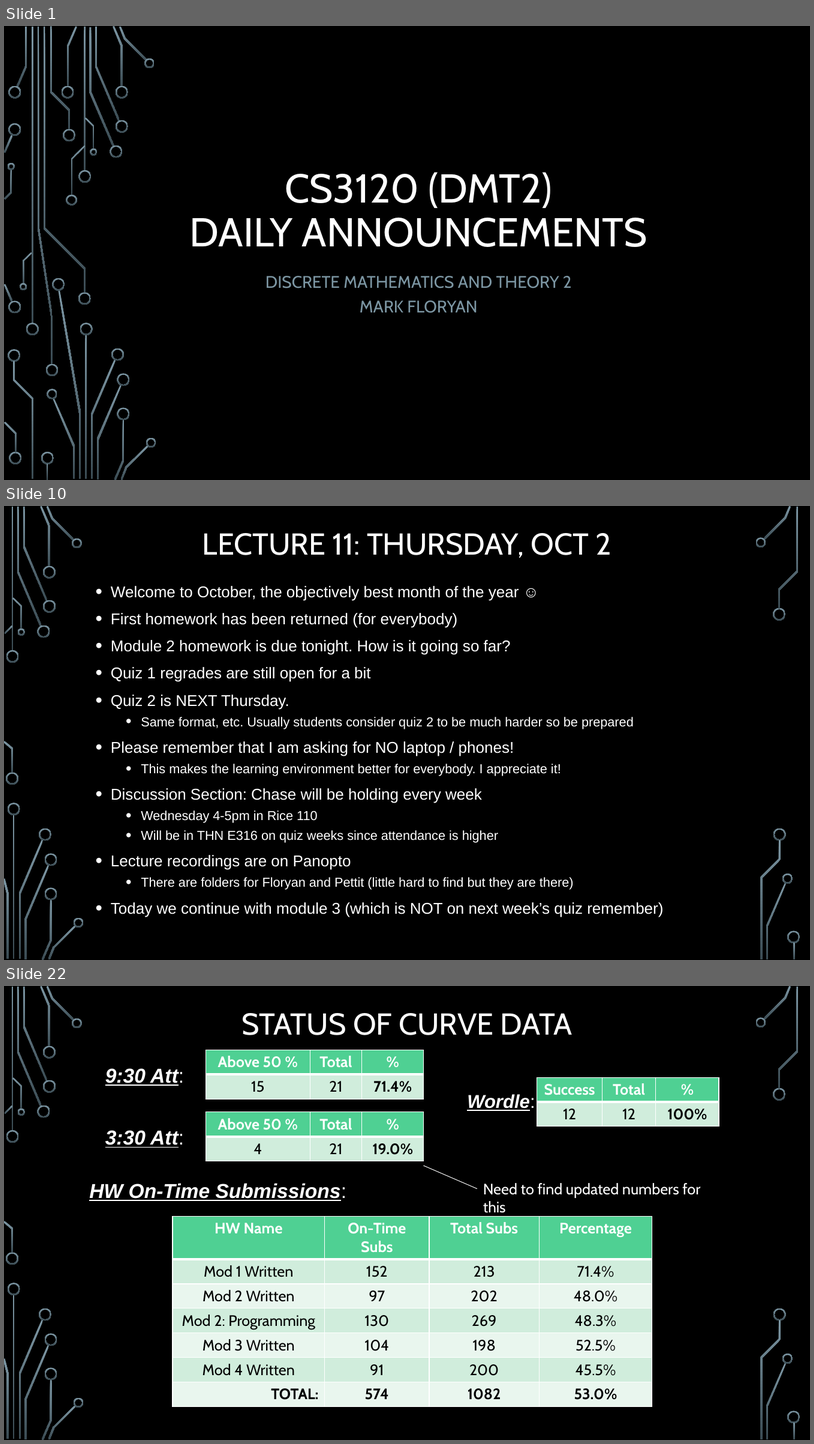
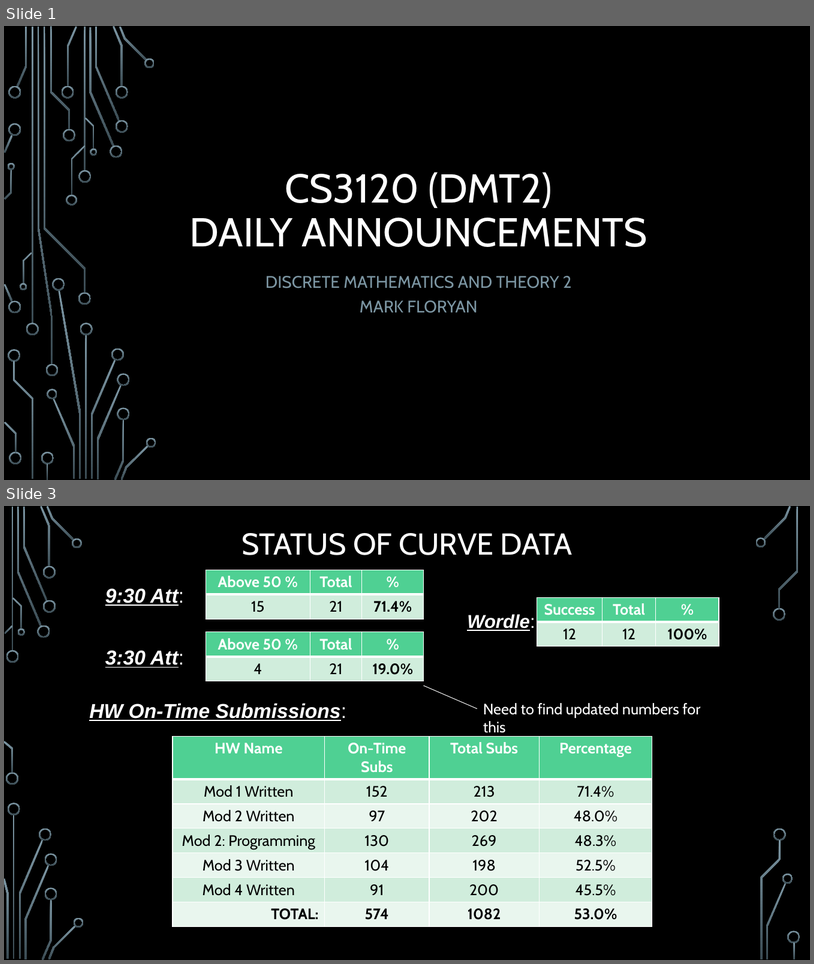
Before and after one commit to markfloryan/dmt2, a slide deck: slides/00-DailyAnnouncements.pptx. Shown one above the other, each under a label of ours: slides 1, 10 and 22 before the commit, slides 1 and 3 after it; the slides between them are not shown. The pictures are 814x1444 and 814x964 pixels, drawn with LibreOffice and Linux fonts; fonts in the diff are those of the drawing; background and template pictures are left out. Boxes give left, top, right and bottom in pixels: in the first picture for what was removed or moved away, otherwise in the second. Text is boxed around its words. In the diff, an @@ line names an element or a change of style, - is before the commit and + after.

```diff
--- a/slides/00-DailyAnnouncements.pptx
+++ b/slides/00-DailyAnnouncements.pptx
@@ slide 10 removed at bbox=[4, 506, 810, 960], background picture (left out); not listed: 36 template elements that a slide beside it also shows @@
@@ title removed at bbox=[203, 533, 611, 558] @@
-LECTURE 11: THURSDAY, OCT 2
@@ text removed at bbox=[111, 586, 663, 917] @@
-• Welcome to October, the objectively best month of the year ☺
-• First homework has been returned (for everybody)
-• Module 2 homework is due tonight. How is it going so far?
-• Quiz 1 regrades are still open for a bit
-• Quiz 2 is NEXT Thursday.
-  • Same format, etc. Usually students consider quiz 2 to be much harder so be prepared
-• Please remember that I am asking for NO laptop / phones!
-  • This makes the learning environment better for everybody. I appreciate it!
-• Discussion Section: Chase will be holding every week
-  • Wednesday 4-5pm in Rice 110
-  • Will be in THN E316 on quiz weeks since attendance is higher
-• Lecture recordings are on Panopto
-  • There are folders for Floryan and Pettit (little hard to find but they are there)
-• Today we continue with module 3 (which is NOT on next week’s quiz remember)
@@ what was slide 22 is now slide 3 @@
```
Also in this commit, not shown: 1 slide changed, 18 other slides removed, 1 other file.
